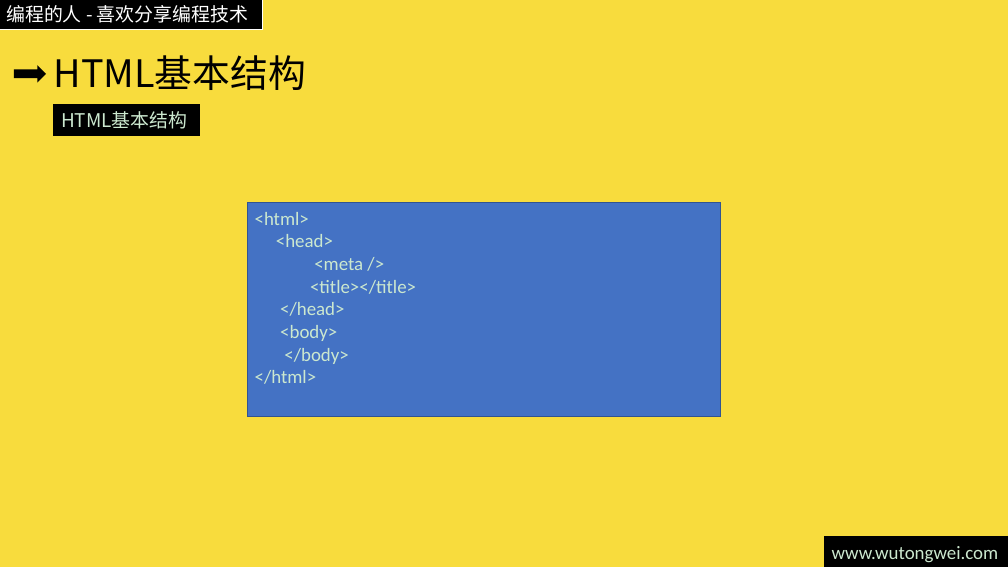
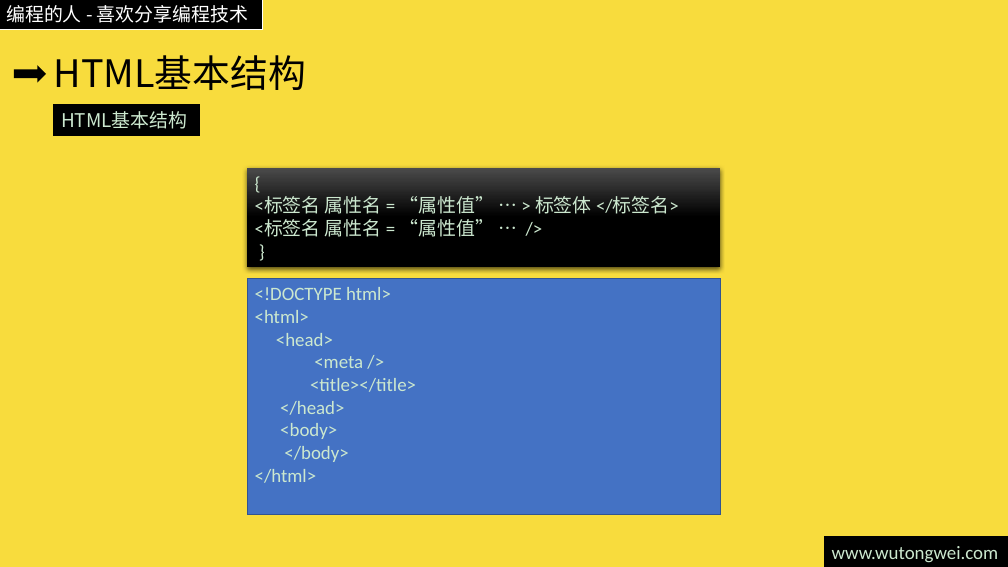
Before and after one commit to willculture/training, a slide deck: slide 5 of ppt/front-end/HTML5.pptx. Drawn at 1008x567 pixels with LibreOffice and Linux fonts; fonts in the diff are those of the drawing. Boxes give left, top, right and bottom in pixels: in the first picture for what was removed or moved away, otherwise in the second. Text is boxed around its words. In the diff, an @@ line names an element or a change of style, - is before the commit and + after.

```diff
--- a/ppt/front-end/HTML5.pptx
+++ b/ppt/front-end/HTML5.pptx
@@ rectangle added at bbox=[247, 168, 721, 267], fill gradient #4B4B4B to #000000, 18 pt, text #CCE8CF @@
+{
+<标签名 属性名 = “属性值” … > 标签体 </标签名>
+<标签名 属性名 = “属性值” … />
+}
@@ rectangle "<!DOCTYPE html>": place and size @@
-rectangle "<!DOCTYPE html>" at bbox=[247, 203, 721, 417]
+rectangle "<!DOCTYPE html>" at bbox=[247, 278, 721, 515]
@@ text in rectangle at bbox=[255, 287, 391, 300]: paragraph added @@
+<!DOCTYPE html>
```
Also in this commit, not shown: 2 other slides changed.
